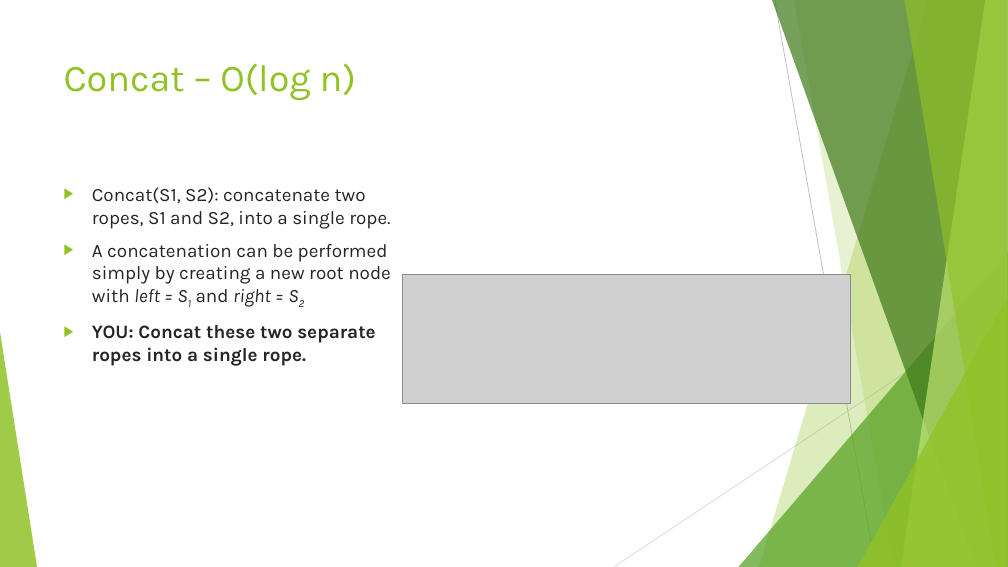
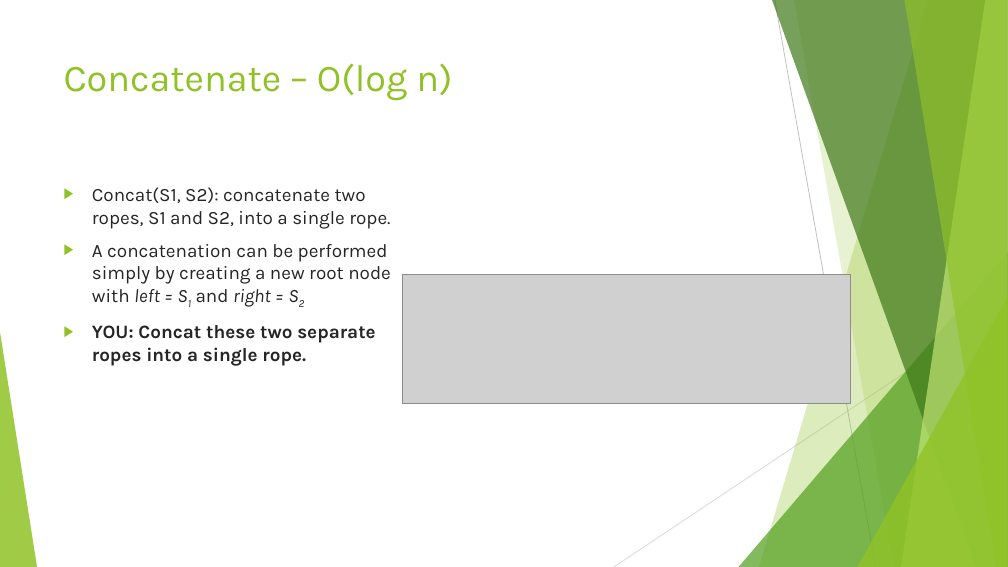
Before and after one commit to nbelliot/comp401, a slide deck: slide 5 of presentation1/Exercises.pptx (slide 4 before the commit). Drawn at 1008x567 pixels with LibreOffice and Linux fonts; fonts in the diff are those of the drawing; grey boxes stand for pictures. Boxes give left, top, right and bottom in pixels: in the first picture for what was removed or moved away, otherwise in the second. Text is boxed around its words. In the diff, an @@ line names an element or a change of style, - is before the commit and + after.

```diff
--- a/presentation1/Exercises.pptx
+++ b/presentation1/Exercises.pptx
@@ title at (64, 63, 452, 101): text changed @@
-Concat – O(log n)
+Concatenate – O(log n)
```
Also in this commit, not shown: 5 other slides changed, 1 slide added, 1 other file.
